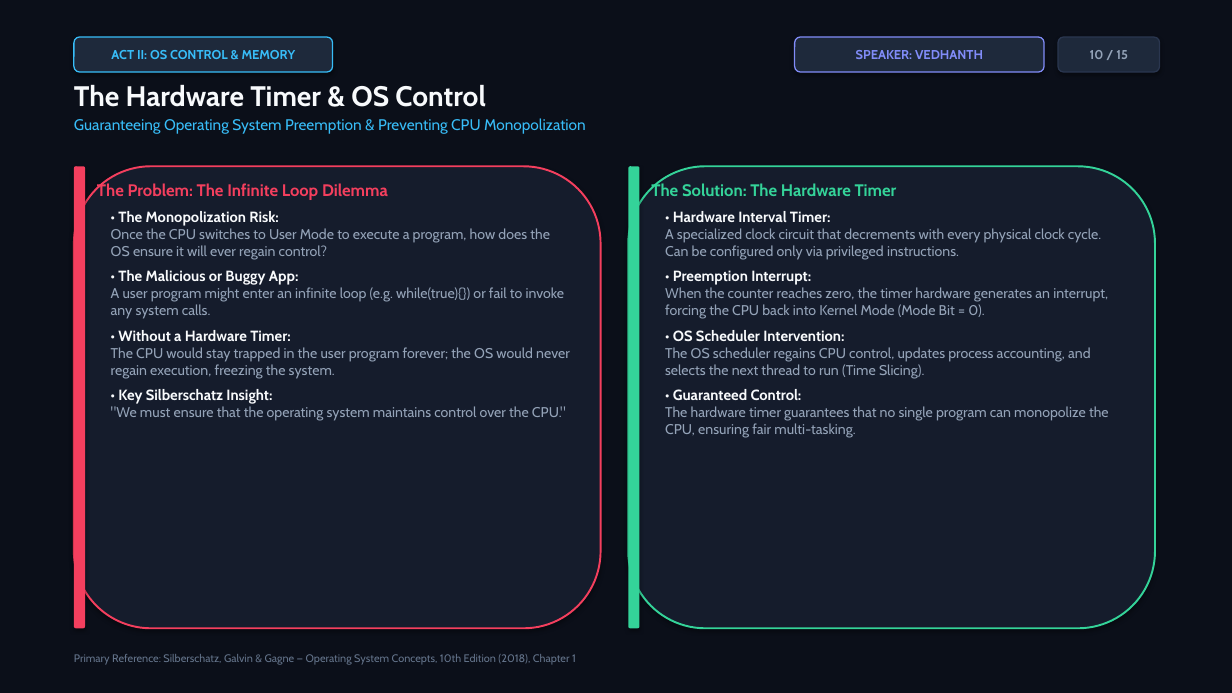
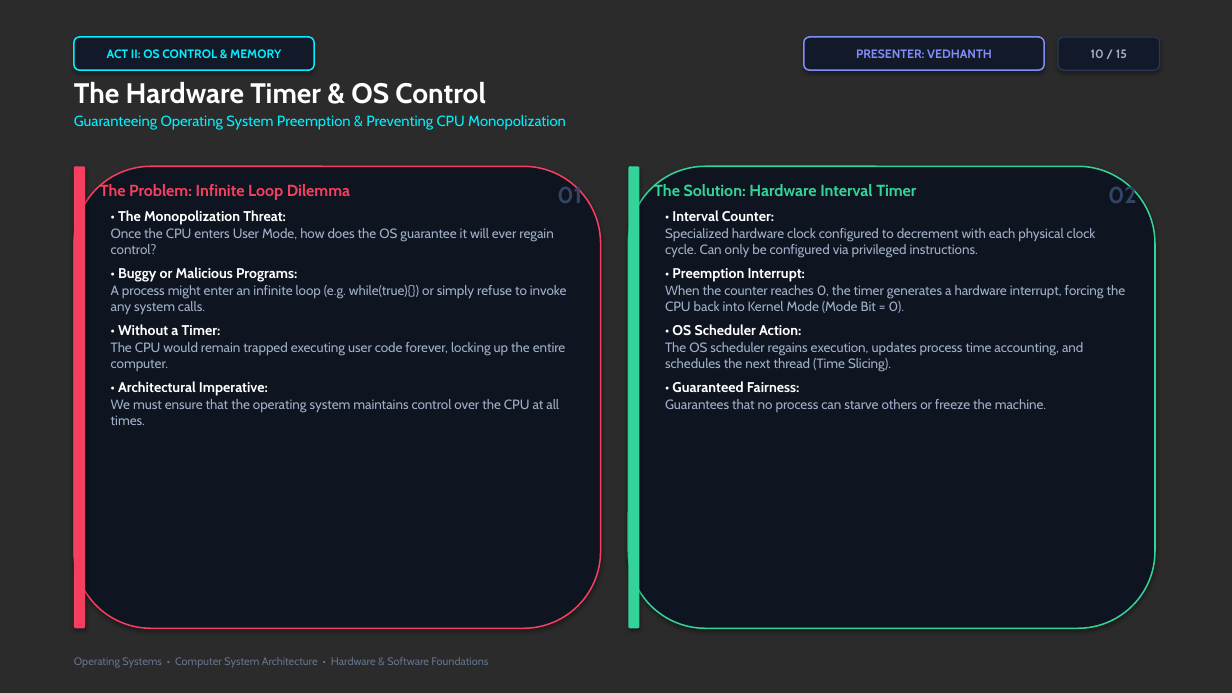
Before and after one commit to vangaramcharan2007-del/alfred, a slide deck: slide 10 of Computer_System_Architecture_OS.pptx. Drawn at 1232x693 pixels with LibreOffice and Linux fonts; fonts in the diff are those of the drawing; background and template pictures are left out; a plain dark background stands for a picture behind light text. Boxes give left, top, right and bottom in pixels: in the first picture for what was removed or moved away, otherwise in the second. Text is boxed around its words. In the diff, an @@ line names an element or a change of style, - is before the commit and + after.

Commit message:
feat(presentation): upgrade to high-production-value cinematic dark visual theme with 1080p hardware overlays

```diff
--- a/Computer_System_Architecture_OS.pptx
+++ b/Computer_System_Architecture_OS.pptx
@@ background #0B0F19 to picture (left out) @@
@@ rectangle removed at (0,0,1232,693) @@
@@ rounded rectangle "ACT II: OS CONTROL & ...": place and size @@
-rounded rectangle "ACT II: OS CONTROL & ..." at (74,37,333,72)
+rounded rectangle "ACT II: OS CONTROL & ..." at (74,37,314,70)
@@ rounded rectangle "ACT II: OS CONTROL & ..." at (74,37,314,70): size 10 to 9.5 pt, text colour #38BDF8 to #00F0FF; fill #1E293B to #121A2A; outline #38BDF8 1 pt to #00F0FF 1.2 pt @@
@@ rounded rectangle "PRESENTER: VEDHANTH": place and size @@
-rounded rectangle "PRESENTER: VEDHANTH" at (795,37,1044,72)
+rounded rectangle "PRESENTER: VEDHANTH" at (804,37,1044,70)
@@ rounded rectangle "PRESENTER: VEDHANTH" at (804,37,1044,70): fill #1E293B to #121A2A; outline #818CF8 1 pt to #818CF8 1.2 pt @@
@@ text in rounded rectangle at (856,49,992,58): text changed; size 10 to 9.5 pt @@
-SPEAKER: VEDHANTH
+PRESENTER: VEDHANTH
@@ rounded rectangle "10 / 15" at (1058,37,1160,70): size 10 to 9.5 pt, text colour #94A3B8 to #A0AFC8; fill #1E293B to #121A2A; outline #2A364F 1 pt to #283855 1 pt @@
@@ text "The Hardware Timer & OS ..." at (74,82,566,130): text colour #F8FAFC to #FFFFFF in "The Hardware Timer & OS Control"; size 12 to 11.5 pt, text colour #38BDF8 to #00F0FF in "Guaranteeing Operating System Preemption & Preventing CPU ..." @@
@@ rounded rectangle at (74,166,601,628): fill #151C2C to #0E1420; outline #F43F5E 1.5 pt to #F43F5E 1.2 pt @@
@@ rounded rectangle at (628,166,1155,628): fill #151C2C to #0E1420; outline #34D399 1.5 pt to #34D399 1.2 pt @@
@@ text at (100,182,350,200): text changed; size 13 to 12.5 pt @@
-The Problem: The Infinite Loop Dilemma
+The Problem: Infinite Loop Dilemma
@@ text added at (557,183,582,203), 18 pt, text #324664, bold @@
+01
@@ text at (654,182,916,196): text changed; size 13 to 12.5 pt @@
-The Solution: The Hardware Timer
+The Solution: Hardware Interval Timer
@@ text added at (1108,183,1137,203), 18 pt, text #324664, bold @@
+02
@@ text at (111,210,567,425): text changed; size 11 to 10.5 pt; text colour #94A3B8 to #A0AFC8 @@
-• The Monopolization Risk:
-Once the CPU switches to User Mode to execute a program, how does the OS ensure it will ever regain control?
-• The Malicious or Buggy App:
-A user program might enter an infinite loop (e.g. while(true){}) or fail to invoke any system calls.
-• Without a Hardware Timer:
-The CPU would stay trapped in the user program forever; the OS would never regain execution, freezing the system.
-• Key Silberschatz Insight:
-"We must ensure that the operating system maintains control over the CPU."
+• The Monopolization Threat:
+Once the CPU enters User Mode, how does the OS guarantee it will ever regain control?
+• Buggy or Malicious Programs:
+A process might enter an infinite loop (e.g. while(true){}) or simply refuse to invoke any system calls.
+• Without a Timer:
+The CPU would remain trapped executing user code forever, locking up the entire computer.
+• Architectural Imperative:
+We must ensure that the operating system maintains control over the CPU at all times.
@@ text at (665,210,1126,412): text changed; size 11 to 10.5 pt; text colour #94A3B8 to #A0AFC8 @@
-• Hardware Interval Timer:
-A specialized clock circuit that decrements with every physical clock cycle. Can be configured only via privileged instructions.
-• Preemption Interrupt:
-When the counter reaches zero, the timer hardware generates an interrupt, forcing the CPU back into Kernel Mode (Mode Bit = 0).
-• OS Scheduler Intervention:
-The OS scheduler regains CPU control, updates process accounting, and selects the next thread to run (Time Slicing).
-• Guaranteed Control:
-The hardware timer guarantees that no single program can monopolize the CPU, ensuring fair multi-tasking.
+• Interval Counter:
+Specialized hardware clock configured to decrement with each physical clock cycle. Can only be configured via privileged instructions.
+• Preemption Interrupt:
+When the counter reaches 0, the timer generates a hardware interrupt, forcing the CPU back into Kernel Mode (Mode Bit = 0).
+• OS Scheduler Action:
+The OS scheduler regains execution, updates process time accounting, and schedules the next thread (Time Slicing).
+• Guaranteed Fairness:
+Guarantees that no process can starve others or freeze the machine.
@@ text at (74,657,488,668): text changed @@
-Primary Reference: Silberschatz, Galvin & Gagne — Operating System Concepts, 10th Edition (2018), Chapter 1
+Operating Systems • Computer System Architecture • Hardware & Software Foundations
```
Also in this commit, not shown: 14 other slides changed, 19 other files.
